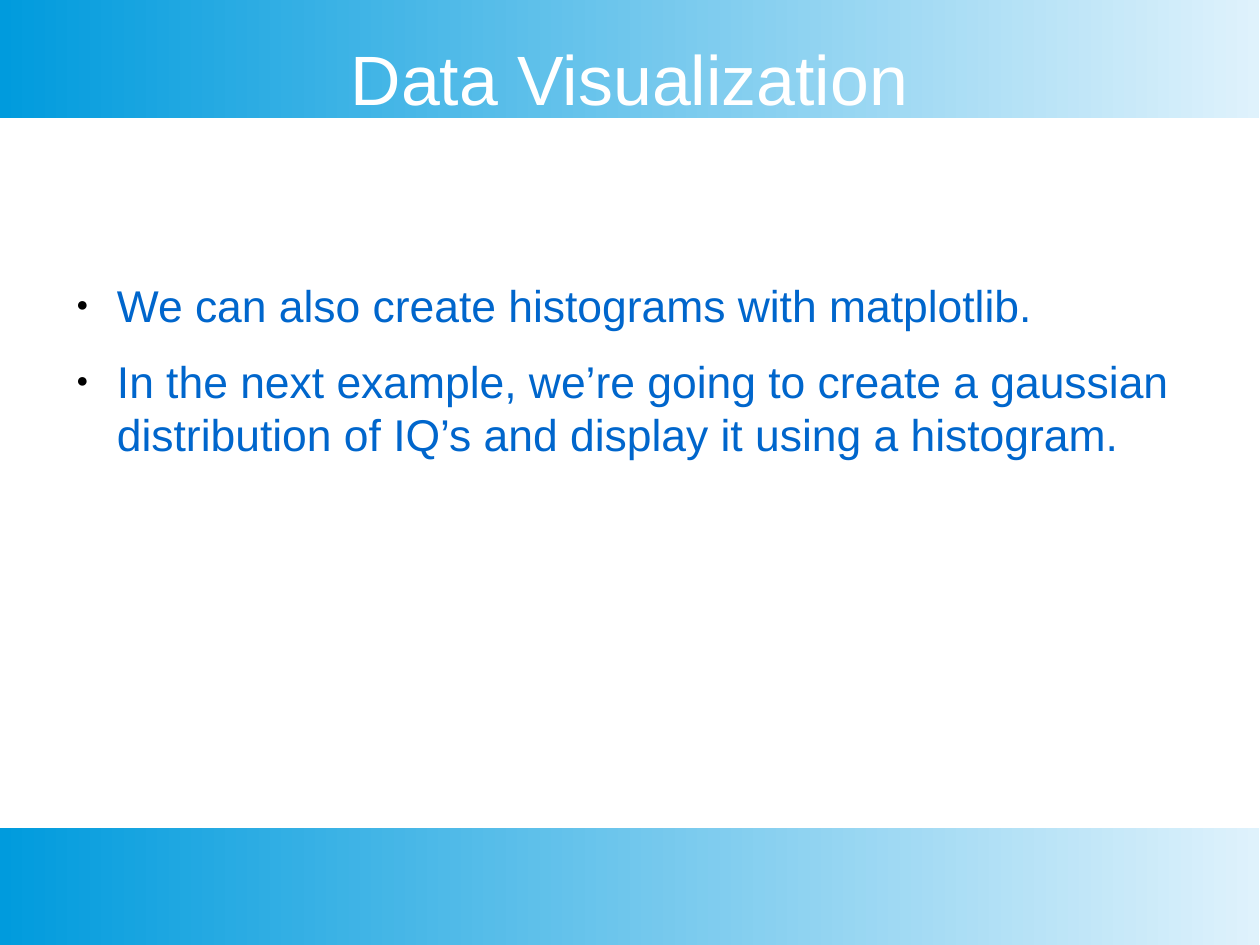
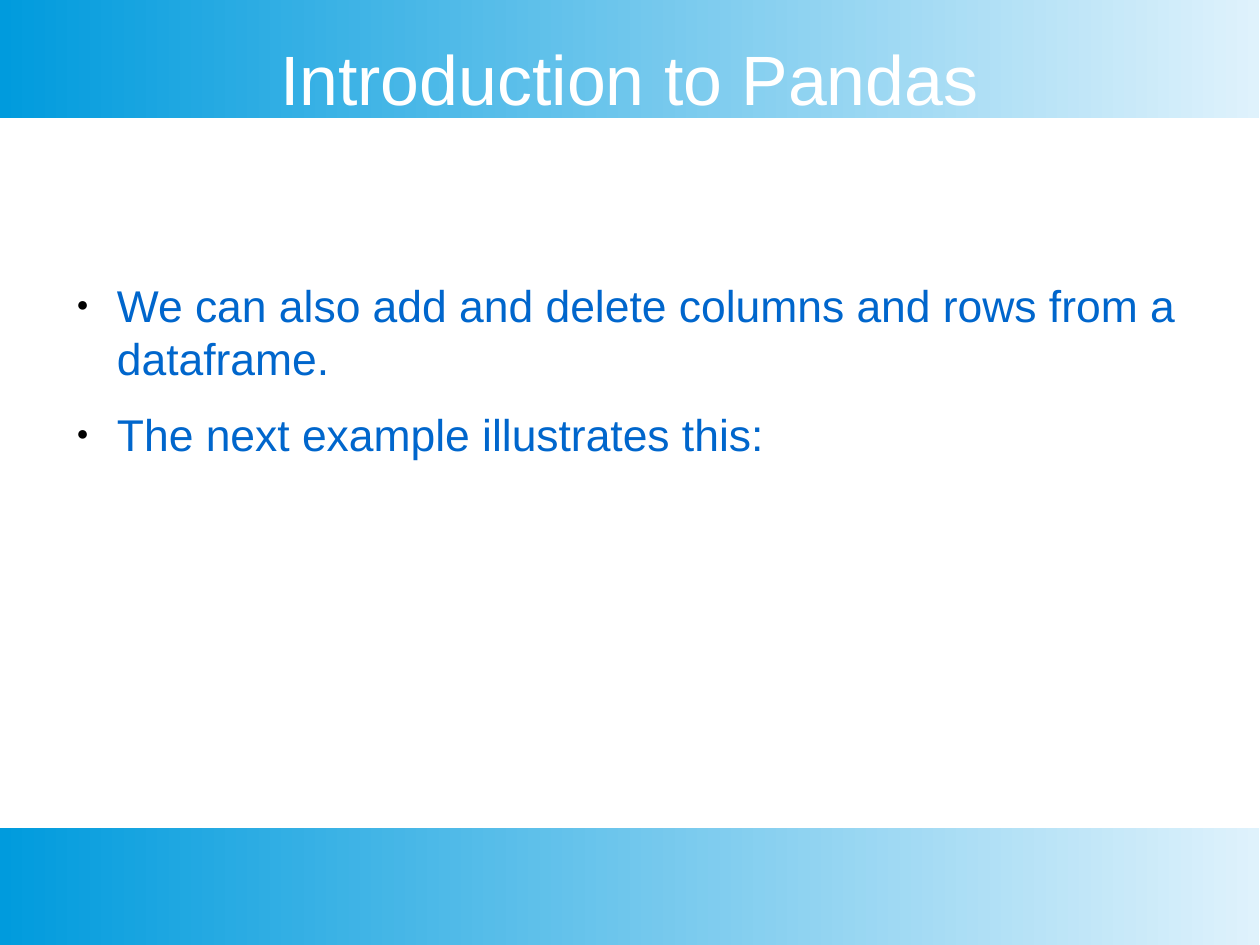
Before and after one commit to chankeypathak/CitiDataScience, a slide deck: slide 43 of marketanalyst/docs/Module 3.pptx (slide 30 before the commit). Drawn at 1260x945 pixels with LibreOffice and Linux fonts; fonts in the diff are those of the drawing. Boxes give left, top, right and bottom in pixels: in the first picture for what was removed or moved away, otherwise in the second. Text is boxed around its words. In the diff, an @@ line names an element or a change of style, - is before the commit and + after.

```diff
--- a/marketanalyst/docs/Module 3.pptx
+++ b/marketanalyst/docs/Module 3.pptx
@@ text at [280, 49, 979, 118]: text changed @@
-Data Visualization
+Introduction to Pandas
@@ text at [117, 289, 1175, 460]: text changed @@
-● We can also create histograms with matplotlib.
-● In the next example, we’re going to create a gaussian distribution of IQ’s and display it using a histogram.
+● We can also add and delete columns and rows from a dataframe.
+● The next example illustrates this:
```
Also in this commit, not shown: 12 other slides changed, 53 slides added, 31 slides removed, 31 other files.
